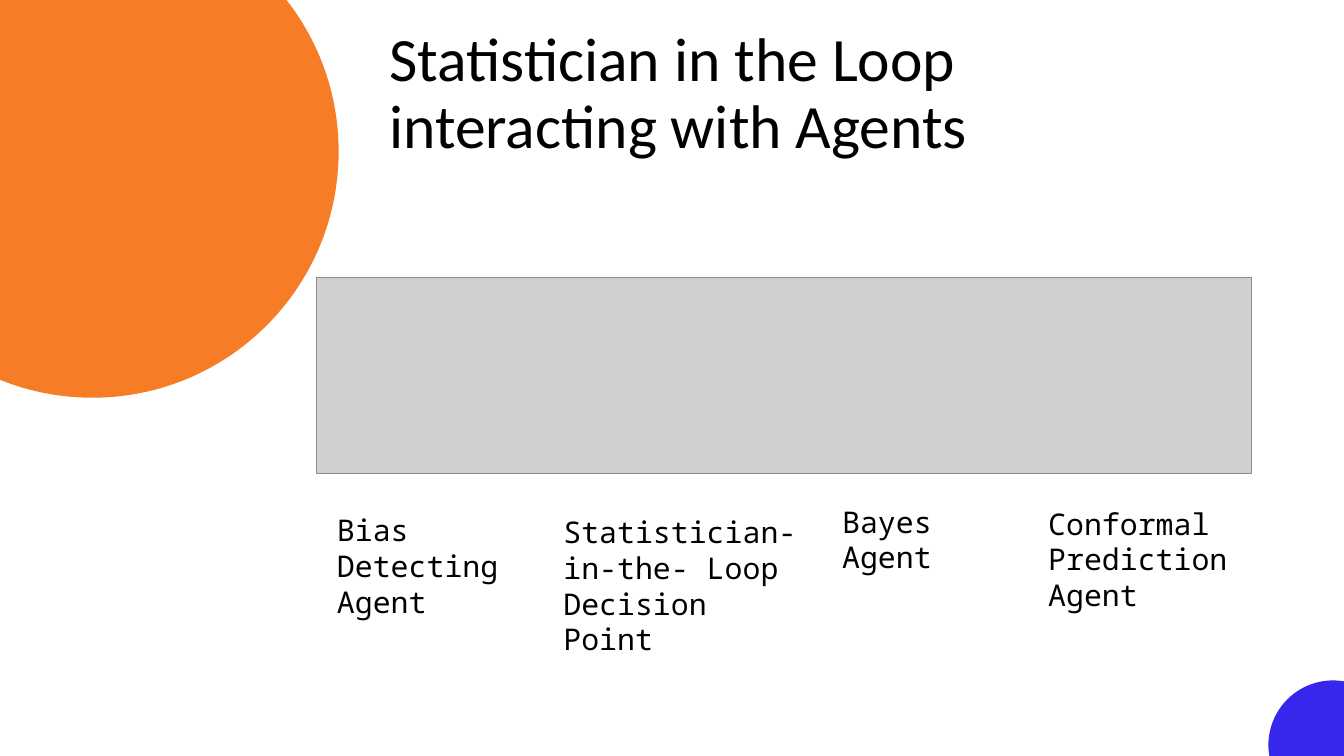
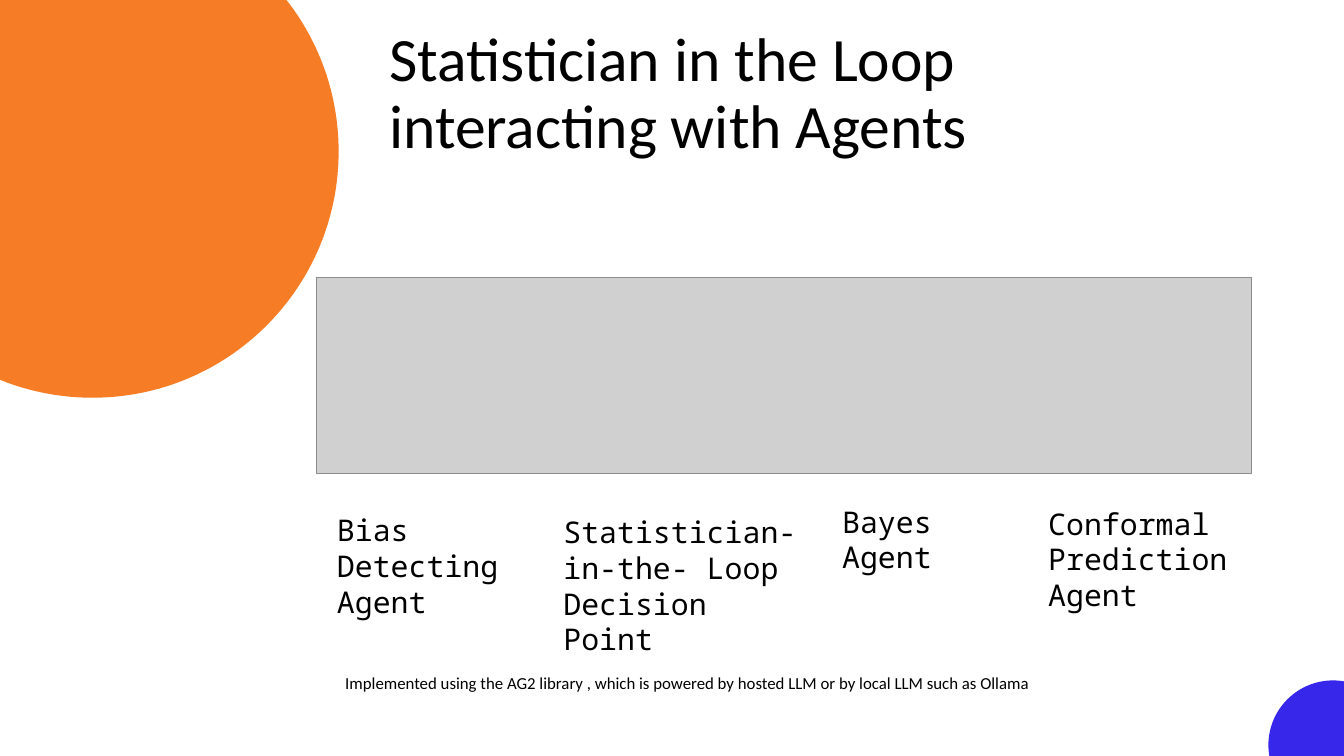
Before and after one commit to pengkodam/ISM-VII2025, a slide deck: slide 12 of ISM Final.pptx. Drawn at 1344x756 pixels with LibreOffice and Linux fonts; fonts in the diff are those of the drawing; grey boxes stand for pictures. Boxes give left, top, right and bottom in pixels: in the first picture for what was removed or moved away, otherwise in the second. Text is boxed around its words. In the diff, an @@ line names an element or a change of style, - is before the commit and + after.

```diff
--- a/ISM Final.pptx
+++ b/ISM Final.pptx
@@ text added at <box>345,677,1028,692</box>, 18 pt, text #000000 @@
+Implemented using the AG2 library , which is powered by hosted LLM or by local LLM such as Ollama
```
Also in this commit, not shown: 1 other file.
